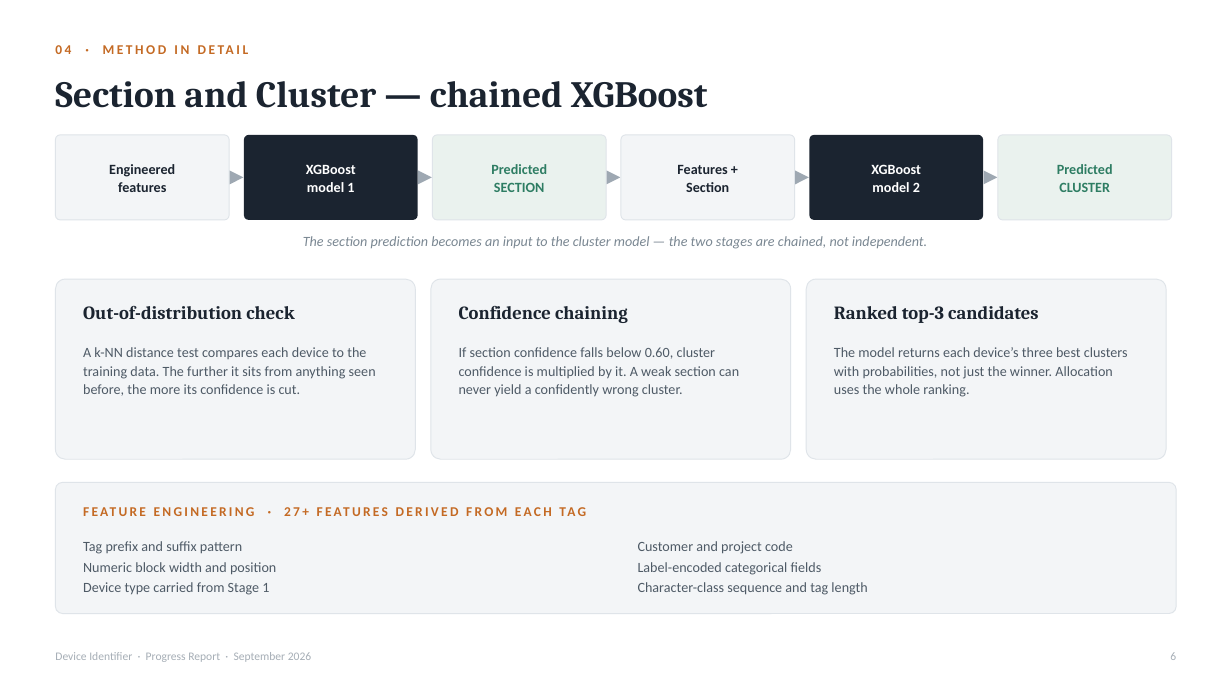
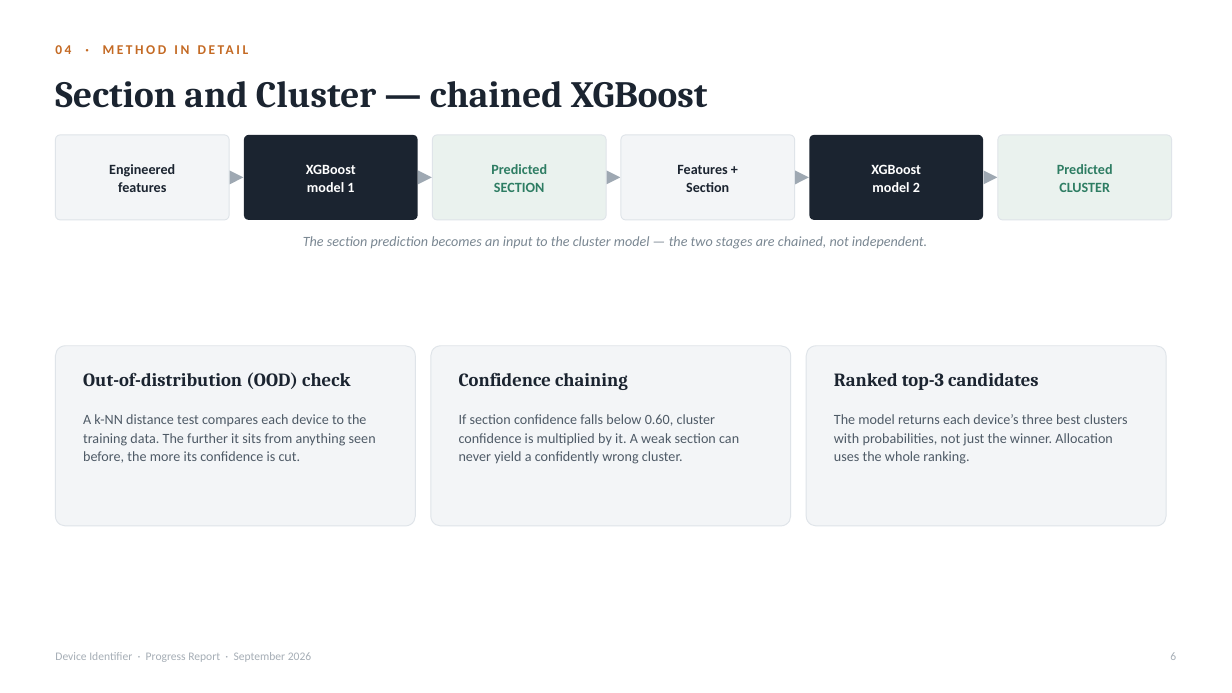
Before and after one commit to Syaziyah30/DeviceCluster, a slide deck: slide 7 of handoff/DeviceIdentifierProgress.pptx (slide 6 before the commit). Drawn at 1232x693 pixels with LibreOffice and Linux fonts; fonts in the diff are those of the drawing. Boxes give left, top, right and bottom in pixels: in the first picture for what was removed or moved away, otherwise in the second. Text is boxed around its words. In the diff, an @@ line names an element or a change of style, - is before the commit and + after.

```diff
--- a/handoff/DeviceIdentifierProgress.pptx
+++ b/handoff/DeviceIdentifierProgress.pptx
@@ 5 texts, 3 rounded rectangles: place and size @@
-5 texts, 3 rounded rectangles at [55,279,1166,459]
+5 texts, 3 rounded rectangles at [55,346,1166,526]
@@ text at [83,372,350,389]: text changed @@
-Out-of-distribution check
+Out-of-distribution (OOD) check
@@ rounded rectangle removed at [55,482,1177,614] @@
@@ text removed at [83,503,1146,525] @@
-FEATURE ENGINEERING · 27+ FEATURES DERIVED FROM EACH TAG
@@ text removed at [83,541,276,595] @@
-Tag prefix and suffix pattern
-Numeric block width and position
-Device type carried from Stage 1
@@ text removed at [638,541,867,595] @@
-Customer and project code
-Label-encoded categorical fields
-Character-class sequence and tag length
```
Also in this commit, not shown: 15 other slides changed, 6 slides added.
